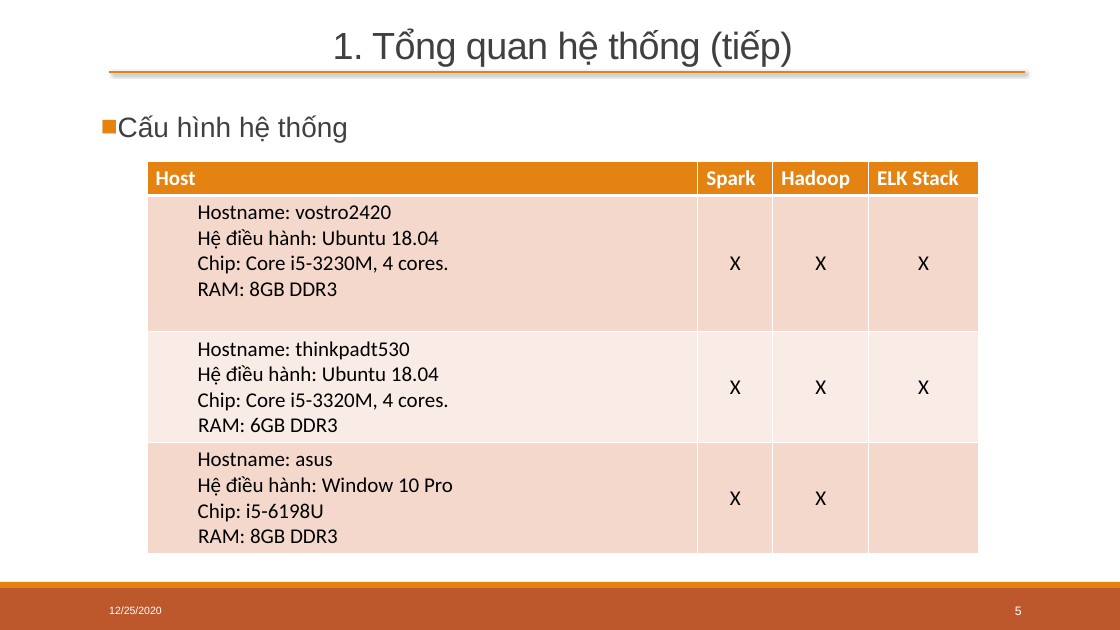
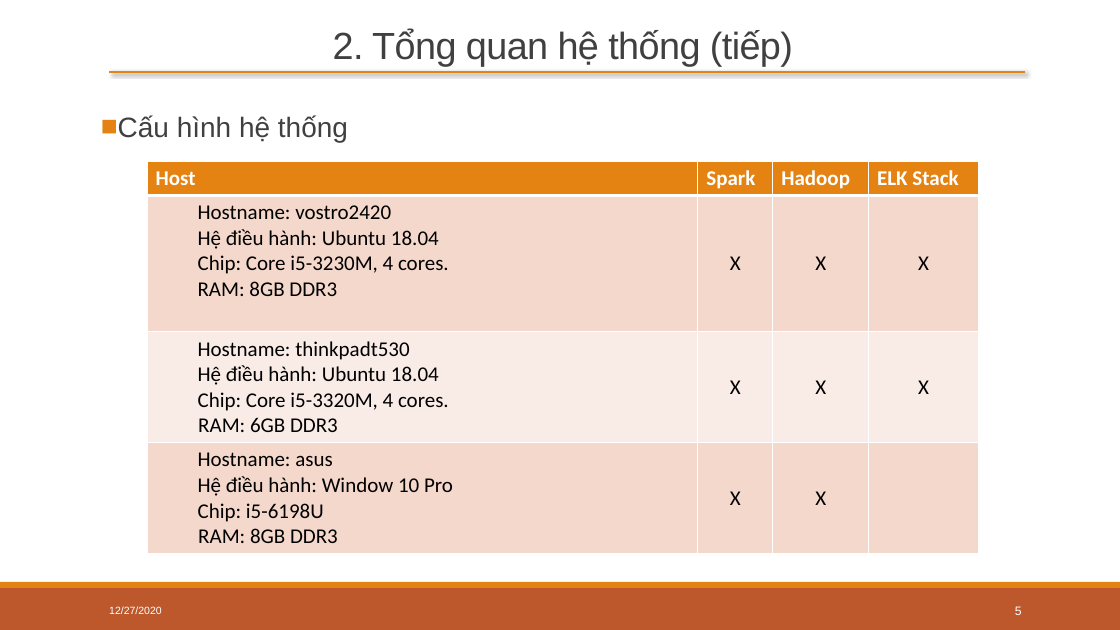
Before and after one commit to trongtuyen99/bigdata_20201, a slide deck: slide 5 of report/docs/Thu thập và xử lý bài báo.pptx. Drawn at 1120x630 pixels with LibreOffice and Linux fonts; fonts in the diff are those of the drawing. Boxes give left, top, right and bottom in pixels: in the first picture for what was removed or moved away, otherwise in the second. Text is boxed around its words. In the diff, an @@ line names an element or a change of style, - is before the commit and + after.

```diff
--- a/report/docs/Thu thập và xử lý bài báo.pptx
+++ b/report/docs/Thu thập và xử lý bài báo.pptx
@@ title at [333,29,793,66]: text changed @@
-1. Tổng quan hệ thống (tiếp)
+2. Tổng quan hệ thống (tiếp)
@@ text at [109,606,162,614]: text changed @@
-12/25/2020
+12/27/2020
```
Also in this commit, not shown: 18 other slides changed, 1 slide added, 2 other files.
